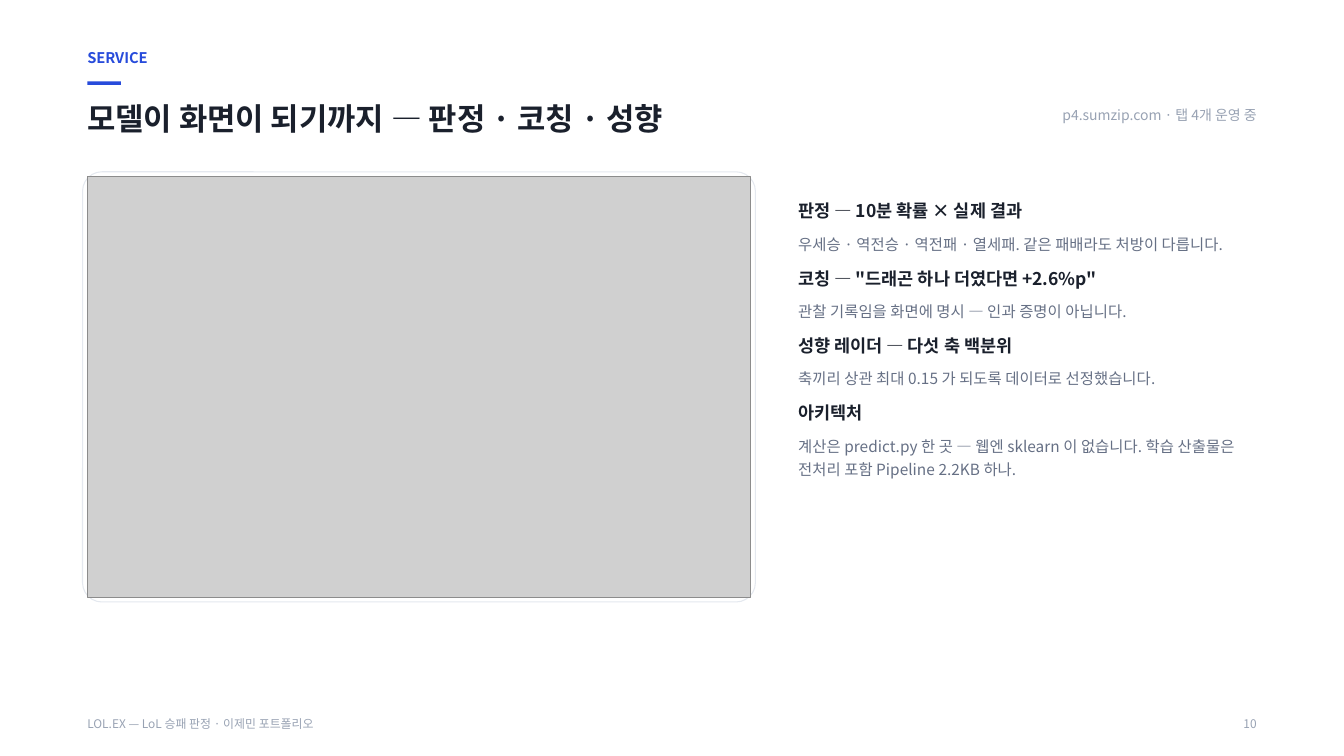
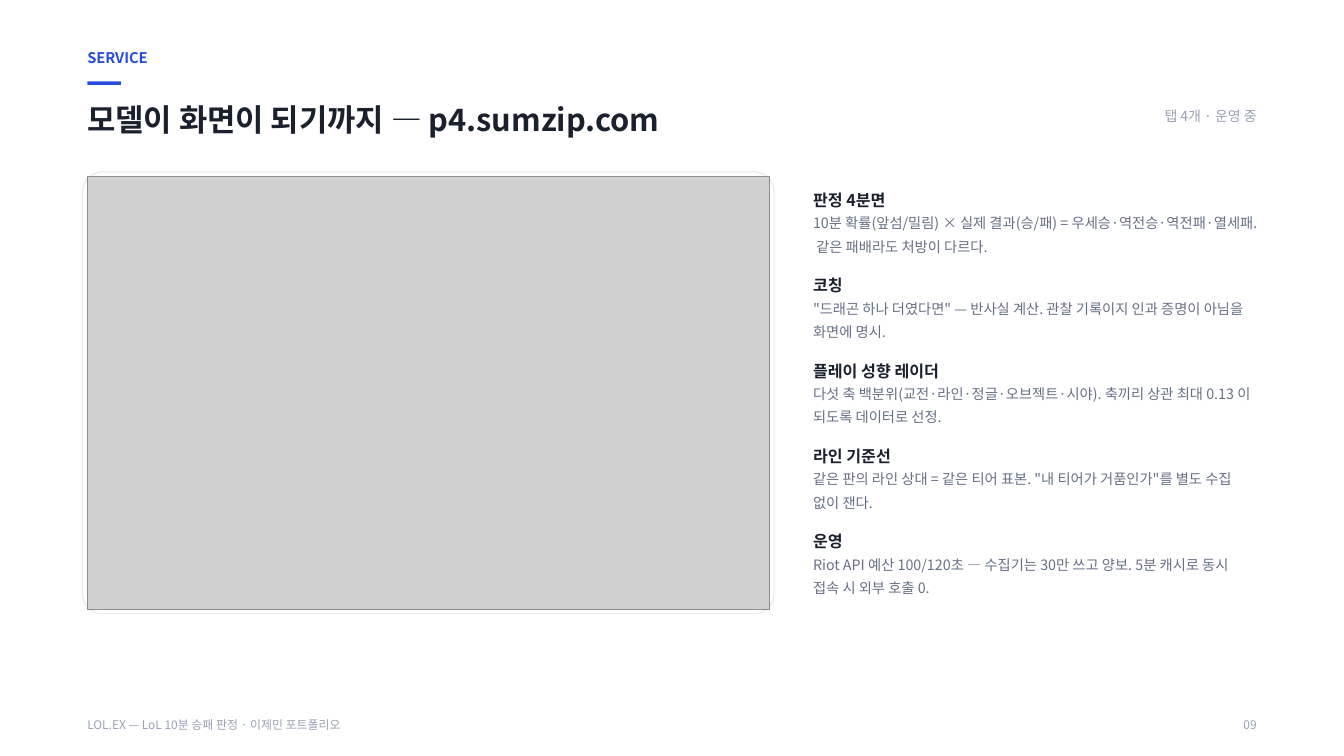
Before and after one commit to wpalswpa/lol-win-prediction, a slide deck: slide 9 of LOLEX_포트폴리오.pptx (slide 10 before the commit). Drawn at 1344x756 pixels with LibreOffice and Linux fonts; fonts in the diff are those of the drawing; grey boxes stand for pictures. Boxes give left, top, right and bottom in pixels: in the first picture for what was removed or moved away, otherwise in the second. Text is boxed around its words. In the diff, an @@ line names an element or a change of style, - is before the commit and + after.

```diff
--- a/LOLEX_포트폴리오.pptx
+++ b/LOLEX_포트폴리오.pptx
@@ text at bbox=[87, 105, 660, 138]: text changed @@
-모델이 화면이 되기까지 — 판정 · 코칭 · 성향
+모델이 화면이 되기까지 — p4.sumzip.com
@@ text at bbox=[1165, 109, 1257, 122]: text changed @@
-p4.sumzip.com · 탭 4개 운영 중
+탭 4개 · 운영 중
@@ rounded rectangle: place and size @@
-rounded rectangle at bbox=[83, 171, 756, 602]
+rounded rectangle at bbox=[83, 171, 774, 614]
@@ picture: place and size @@
-picture at bbox=[88, 176, 751, 597]
+picture at bbox=[88, 176, 770, 609]
@@ text removed at bbox=[798, 202, 1235, 479] @@
-판정 — 10분 확률 × 실제 결과
-우세승 · 역전승 · 역전패 · 열세패. 같은 패배라도 처방이 다릅니다.
-코칭 — "드래곤 하나 더였다면 +2.6%p"
-관찰 기록임을 화면에 명시 — 인과 증명이 아닙니다.
-성향 레이더 — 다섯 축 백분위
-축끼리 상관 최대 0.15 가 되도록 데이터로 선정했습니다.
-아키텍처
-계산은 predict.py 한 곳 — 웹엔 sklearn 이 없습니다. 학습 산출물은 전처리 포함 Pipeline 2.2KB 하나.
@@ text added at bbox=[813, 192, 885, 208], 11.5 pt, text #1A202C, bold @@
+판정 4분면
@@ text added at bbox=[813, 216, 1258, 253], 10.2 pt, text #667085 @@
+10분 확률(앞섬/밀림) × 실제 결과(승/패) = 우세승·역전승·역전패·열세패. 같은 패배라도 처방이 다르다.
@@ text added at bbox=[813, 277, 843, 293], 11.5 pt, text #1A202C, bold @@
+코칭
@@ text added at bbox=[813, 302, 1243, 338], 10.2 pt, text #667085 @@
+"드래곤 하나 더였다면" — 반사실 계산. 관찰 기록이지 인과 증명이 아님을 화면에 명시.
@@ text added at bbox=[813, 363, 940, 379], 11.5 pt, text #1A202C, bold @@
+플레이 성향 레이더
@@ text added at bbox=[813, 387, 1250, 423], 10.2 pt, text #667085 @@
+다섯 축 백분위(교전·라인·정글·오브젝트·시야). 축끼리 상관 최대 0.13 이 되도록 데이터로 선정.
@@ text added at bbox=[813, 448, 890, 464], 11.5 pt, text #1A202C, bold @@
+라인 기준선
@@ text added at bbox=[813, 472, 1231, 509], 10.2 pt, text #667085 @@
+같은 판의 라인 상대 = 같은 티어 표본. "내 티어가 거품인가"를 별도 수집 없이 잰다.
@@ text added at bbox=[813, 533, 843, 549], 11.5 pt, text #1A202C, bold @@
+운영
@@ text added at bbox=[813, 558, 1228, 594], 10.2 pt, text #667085 @@
+Riot API 예산 100/120초 — 수집기는 30만 쓰고 양보. 5분 캐시로 동시 접속 시 외부 호출 0.
@@ text at bbox=[87, 719, 341, 730]: text changed @@
-LOL.EX — LoL 승패 판정 · 이제민 포트폴리오
+LOL.EX — LoL 10분 승패 판정 · 이제민 포트폴리오
@@ text at bbox=[1243, 720, 1256, 729]: text changed @@
-10
+09
```
Also in this commit, not shown: 6 other slides changed, 3 slides added, 6 slides removed, 1 other file.
